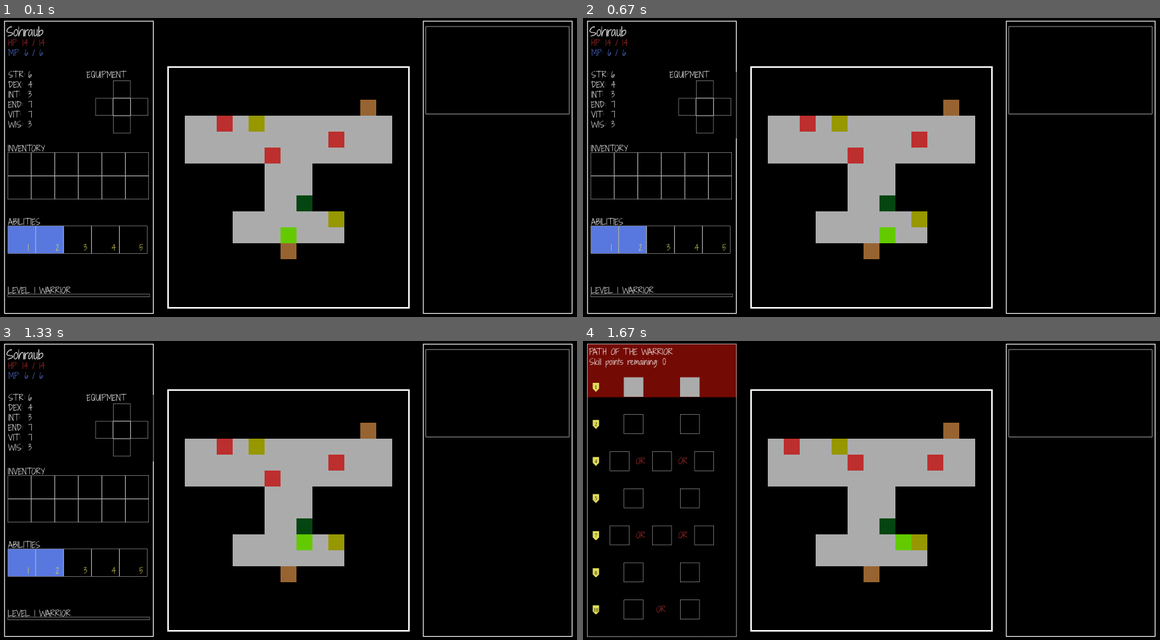
Above: before the commit, frames 1-4 (two rows, left to right).
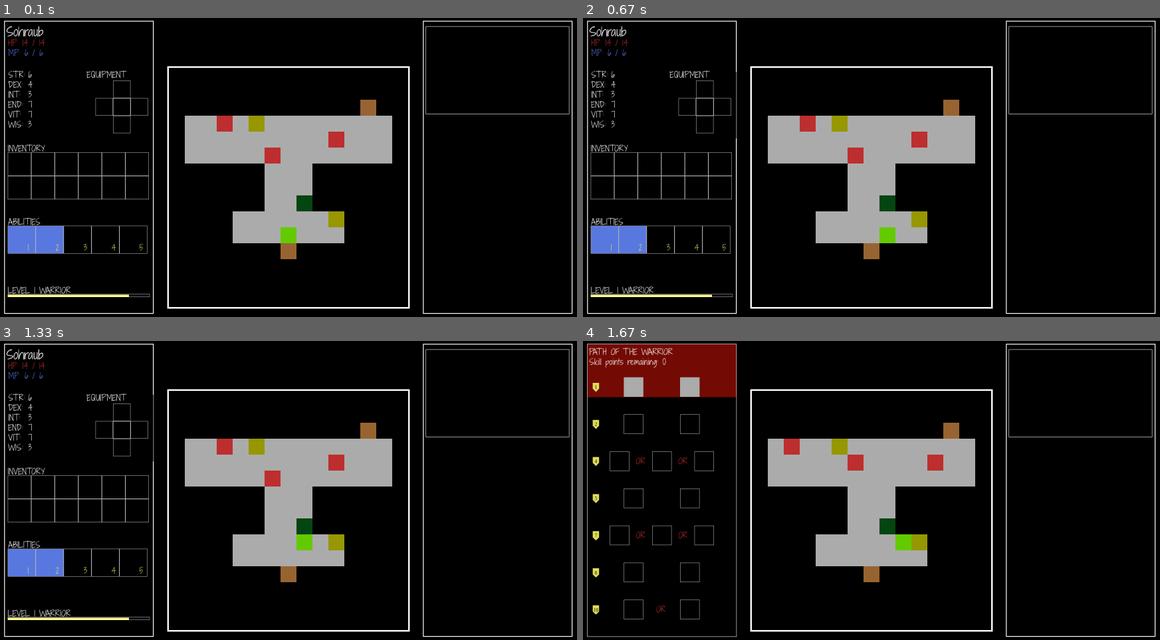
Above: after the commit, the same moments.

Repository: sohraub/untitled_pygame
Game: pygame game, started from main.py
The game is run twice, just before and just after one commit, with the same random seed, the same clock (stepped at 60 frames per second) and the same inputs.
Inputs (mouse positions are in pixels of both pictures, inside the frame that each line leads up to):
- Up to frame 1 (0.1 s): no input
- Up to frame 2 (0.67 s): hold Right from 0.33 s (still down)
- Up to frame 3 (1.33 s): release Right at 0.8 s; press the mouse at (103, 445) at 0.87 s; move the mouse to (103, 502) at 0.97 s; release the mouse at (103, 559) at 1.1 s; hold Up from 1.17 s (still down); tap T at 1.32 s
- Up to frame 4 (1.67 s): release Up at 1.47 s; hold Right from 1.5 s (still down); tap 1 at 1.65 s

The runs differ from the first frame. In frame 1, 0.2% of the frame differs, in the area x 1-23%, y 92-94%; in frame 2, 0.2%; in frame 3, 0.2%; in frame 4, nothing differs.

Commit message:
added logic to updated player stats when attributes are increased at level-up

Diff:
--- a/element_lists/enemy_list.py
+++ b/element_lists/enemy_list.py
@@ -10,11 +10,11 @@
 """
 
 
-large_rat = Enemy(display_name='Large Rat', name='large_rat', hp=[8, 8], mp=[1, 1, 0],
-                  attributes={'str':3, 'dex':2, 'int': 1, 'end':3, 'vit':2, 'wis':1})
+large_rat = Enemy(display_name='Large Rat', name='large_rat',
+                  attributes={'str':3, 'dex':2, 'int': 1, 'end':3, 'vit':5, 'wis':1})
 
-zombie = Enemy(display_name='Zombie', name='zombie', hp=[10, 10], mp=[5, 5, 0],
-               attributes={'str':4, 'dex':3, 'int':2, 'end':3, 'vit':2, 'wis':2})
+zombie = Enemy(display_name='Zombie', name='zombie',
+               attributes={'str':4, 'dex':3, 'int':2, 'end':3, 'vit':6, 'wis':2})
 
 
 # Enemies will be grouped by tier, and when enemies are generated, the Game class will pull randomly
--- a/game_elements/character.py
+++ b/game_elements/character.py
@@ -7,23 +7,23 @@
     """
     Base class for Players and Enemies. Can perform all the basic actions such as moving and attacking.
     """
-    def __init__(self, name, x=0, y=0, hp=None, mp=None, attributes=None, status=None):
+    def __init__(self, name, x=0, y=0, attributes=None, status=None):
         """
         Initialize a Character object. This is only ever called through super() for Player and Enemies.
         :param name: Name of the character
         :param x: Character's x-coordinate
         :param y: Character's y-coordinate
-        :param hp: Character's HP represented as a list: [current, max]
-        :param mp: Character's MP, represented same as hp, but with an extra element, 'counter', which is incremented
-                   every turn and used to determine the character's passive MP regen.
         :param attributes: Dict containing the character's attributes.
         :param status: Dict containing a list of buffs and debuffs affecting this character
+
+        The following attributes are also set at initialization:
+        :hp: Character's HP represented as a list: [current, max], where max is equal to 2*VIT
+        :mp: Character's MP, represented same as hp, but with an extra element, 'counter', which is incremented
+             every turn and used to determine the character's passive MP regen, where max is equal to 2*WIS
         """
         self.name = name
         self.x = x
         self.y = y
-        self.hp = hp if hp is not None else [5, 5]
-        self.mp = mp if mp is not None else [5, 5, 0]
         self.attributes = attributes if attributes is not None else {
             "str": 2,
             "dex": 2,
@@ -32,6 +32,8 @@
             "vit": 2,
             "wis": 2
         }
+        self.hp = [self.attributes['vit'] * 2, self.attributes['vit'] * 2]
+        self.mp = [self.attributes['wis'] * 2, self.attributes['wis'] * 2, 0]
         self.status = status if status is not None else {
             'buffs': list(),
             'debuffs': list()
@@ -98,6 +100,7 @@
         where the counter variable is incremented every turn by a value based on the WISDOM value, and if it reaches
         a certain threshold, the character regenerates MP. If the character is already at max MP, the counter will be
         reset to 0 and nothing more will happen.
+        Counter threshold is currently set to 20.
         """
         if self.mp[0] == self.mp[1]:
             self.mp[2] = 0
--- a/game_elements/classes/warrior.py
+++ b/game_elements/classes/warrior.py
@@ -222,7 +222,5 @@
         'vit': 7,
         'wis': 3
     },
-    'hp': [14, 14],
-    'mp': [6, 6, 0],
     'skill_tree': SKILL_TREE
 }
--- a/game_elements/enemy.py
+++ b/game_elements/enemy.py
@@ -8,7 +8,7 @@
                  'You watch it slowly bleed out to death. ']
 
 class Enemy(Character):
-    def __init__(self, name, x=0, y=0, hp=None, mp=None, attributes=None, status=None, attack_range=1, role='attacker',
+    def __init__(self, name, x=0, y=0, attributes=None, status=None, attack_range=1, role='attacker',
                  aggro_range=4, retreat_probability=0.3, flavour_text=None, display_name=''):
         """
         Initializes the Enemy class, extended from Character. For explanations on parameters initialized through
@@ -24,7 +24,7 @@
         :aggro: Boolean which determines if the player has ever entered the the Enemy's aggro range. If ever set to
                 True, will never go back to False even if the player moves away, under normal circumstances.
         """
-        super().__init__(name, x, y, hp, mp, attributes, status)
+        super().__init__(name, x, y, attributes, status)
         self.aggro_range = aggro_range
         self.aggro = False
         self.attack_range = attack_range
--- a/game_elements/player.py
+++ b/game_elements/player.py
@@ -35,8 +35,7 @@
         :def_rating: Similar to off_rating, but for defense.
         """
         profession_config = profession_string_map[profession]
-        super().__init__(name, x, y, profession_config['hp'], profession_config['mp'],
-                         profession_config['starting_attributes'], status)
+        super().__init__(name, x, y, profession_config['starting_attributes'], status)
         self.inventory = inventory if inventory is not None else list()
         self.equipment = equipment if equipment is not None else {
             'head': None,
@@ -59,7 +58,7 @@
         self.skill_tree = skill_tree
         self.set_abilities_from_skill_tree()
         self.level = level
-        self.experience = experience if experience is not None else [0, 20]
+        self.experience = experience if experience is not None else [19, 20]
         self.fatigued = 0
         # Here we create a mapping for all of the basic movements, so that they can all be called from one function.
         # The keys in this dict are a tuple of (method, parameter), which are called together in the perform_movement()
@@ -296,6 +295,15 @@
                 if ability_entry['skill_level'] > 0:
                     if tree_level[:6] == 'active':
                         self.active_abilities.append(ability_entry['ability'])
+
+    def apply_attribute_changes(self):
+        """
+        Function to be called every time the player's attributes change, so as to update the rest of the player's
+        stats accordingly.
+        """
+        # Only max values for HP and MP are updated
+        self.hp = [self.hp[0], self.attributes['vit'] * 2]
+        self.mp = [self.mp[0], self.attributes['wis'] * 2, self.mp[2]]
 
 
 level_to_max_exp_map = {
--- a/player_panel.py
+++ b/player_panel.py
@@ -193,7 +193,8 @@
                         clicked_attribute = index_attribute_mapping[i]
                         self.player.attributes[clicked_attribute] += 1
                         self.level_up_points -= 1
-                        self.refresh_attributes()
+                        self.player.apply_attribute_changes()
+                        self.refresh_player_panel()
                         return
 
     def handle_inventory_mouseover(self):
